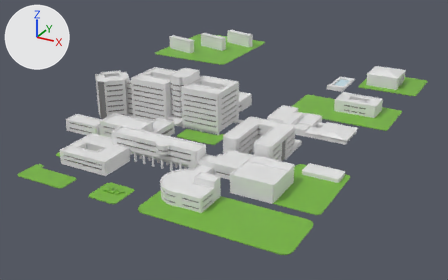
One commit to the Blender file blend/kyutech_map.blend: the scene before it, then after it.
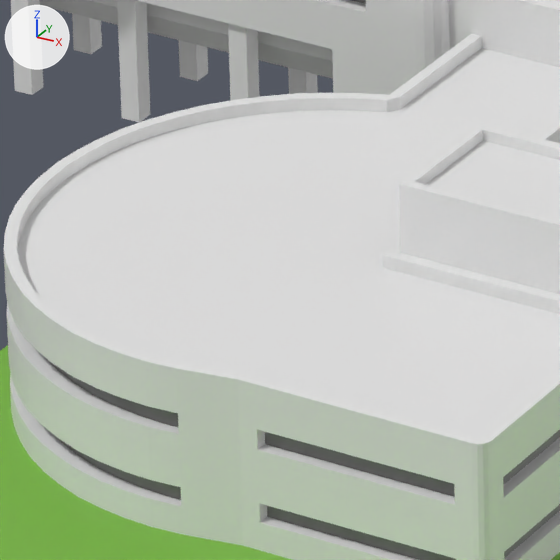
The first picture shows the older version from a 50 mm lens placed at (232.0, -354.0, 177.0), pointed at (8.0, 53.0, -27.0). The close-ups show both versions on the part from 36% to 46% of the width and 57% to 74% of the height of that picture; other places that the commit changed are outside them. Every picture has the same lights, and +X, +Y and +Z are marked at upper left. Text is drawn in Blender's own font.

Script lines for the objects in view, before the commit:
```python
me_立方体_091 = bpy.data.meshes.new('立方体.091')
me_立方体_091.from_pydata(...)  # a box spanning x -1.0..1.0, y -1.0..1.0, z -1.0..1.0
me_立方体_091.materials.append(mat_material)  # white #e7e7e7
me_立方体_092 = bpy.data.meshes.new('立方体.092')
me_立方体_092.from_pydata(...)  # a box spanning x -1.0..1.0, y -1.0..1.0, z -1.0..1.0
me_立方体_092.materials.append(mat_material)  # white #e7e7e7
me_立方体_093 = bpy.data.meshes.new('立方体.093')
me_立方体_093.from_pydata(...)  # a box spanning x -1.0..1.0, y -1.0..1.0, z -1.0..1.0
me_立方体_093.materials.append(mat_material)  # white #e7e7e7
ob_共通教育棟柱4 = bpy.data.objects.new('共通教育棟柱4', me_立方体_091)
ob_共通教育棟柱4.location = (25.12, -59.78, 4.11)
ob_共通教育棟柱4.scale = (0.567, 0.552, 4.02)
ob_共通教育棟柱5 = bpy.data.objects.new('共通教育棟柱5', me_立方体_092)
ob_共通教育棟柱5.location = (32.06, -59.78, 4.11)
ob_共通教育棟柱5.scale = (0.567, 0.552, 4.02)
ob_共通教育棟柱6 = bpy.data.objects.new('共通教育棟柱6', me_立方体_093)
ob_共通教育棟柱6.location = (39.11, -59.78, 4.11)
ob_共通教育棟柱6.scale = (0.567, 0.552, 4.02)
# also in view: '図書館' at (59.0, -78.0, 7.0); '空中廊下' at (21.0, -57.0, 6.0); '平面.011' at (88.0, -89.0, 0.0); '共通教育棟柱18' at (32.0, -54.0, 4.0); '共通教育棟柱17' at (25.0, -54.0, 4.0)
```
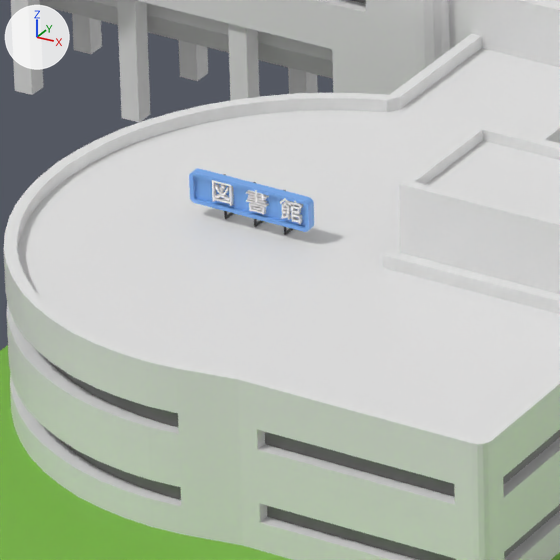
Changed parts and their boxes [x1, y1, x2, y2] in the close-ups (560 x 560 px):
'Cube.002', added (blue)
    after: [189, 168, 314, 232]
'テキスト.004', added
    after: [212, 180, 303, 224]
'立方体.009', added
    after: [253, 182, 263, 227]
'立方体.008', added
    after: [224, 174, 234, 219]
'立方体.007', added
    after: [284, 190, 293, 235]

Diff of the bpy script that builds the scene:
```diff
--- a/blend/kyutech_map.blend.py
+++ b/blend/kyutech_map.blend.py
@@ mat_マテリアル_008 @@
+mat_マテリアル_008 = principled_material('マテリアル.008')
+mat_マテリアル_008.base_color = (1.0, 1.0, 1.0)  # white #ffffff
@@ mat_マテリアル_001 @@
+mat_マテリアル_001 = principled_material('マテリアル.001')
+mat_マテリアル_001.base_color = (0.00989, 0.0113, 0.0138)  # black #191c1f
@@ mat_material_006 @@
+mat_material_006 = principled_material('Material.006')
+mat_material_006.base_color = (0.184, 0.413, 0.88)  # blue #77acf1
+mat_material_006.roughness = 0.4
@@ me_立方体_067 @@
+me_立方体_067.from_pydata(...)  # 24 vertices, 22 faces; spans x -18.6..1.5, y -1.0..1.0, z -1.0..1.0
+me_立方体_067.materials.append(mat_マテリアル_001)  # black #191c1f
@@ me_cube_009 @@
+me_cube_009.from_pydata(...)  # 120 vertices, 110 faces; spans x -1.49..1.0, y -6.45..1.0, z -1.0..1.0
+me_cube_009.materials.append(mat_material_006)  # blue #77acf1
@@ txt_テキスト_011 @@
+txt_テキスト_011 = bpy.data.curves.new('テキスト.011', 'FONT')
+txt_テキスト_011.body = '図書館'
+txt_テキスト_011.materials.append(mat_マテリアル_008)  # white #ffffff
+txt_テキスト_011.extrude = 0.1
+txt_テキスト_011.space_character = 2.0
@@ ob_テキスト_004 @@
+ob_テキスト_004 = bpy.data.objects.new('テキスト.004', txt_テキスト_011)
+ob_テキスト_004.location = (51.93, -82.61, 10.31)
+ob_テキスト_004.rotation_euler = (1.571, 0.0, 0.0)  # degrees (90, 0, 0)
+ob_テキスト_004.scale = (1.35, 1.35, 1.35)
@@ ob_立方体_007 @@
+ob_立方体_007 = bpy.data.objects.new('立方体.007', me_立方体_067)
+ob_立方体_007.location = (55.95, -82.18, 10.3)
+ob_立方体_007.rotation_euler = (0.0, 0.0, -1.571)  # degrees (0, 0, -90)
+ob_立方体_007.scale = (0.0495, 0.0495, 1.23)
@@ ob_立方体_008 @@
+ob_立方体_008 = bpy.data.objects.new('立方体.008', me_立方体_067.copy())
+ob_立方体_008.location = (52.44, -82.18, 10.3)
+ob_立方体_008.rotation_euler = (0.0, 0.0, -1.571)  # degrees (0, 0, -90)
+ob_立方体_008.scale = (0.0495, 0.0495, 1.23)
@@ ob_立方体_009 @@
+ob_立方体_009 = bpy.data.objects.new('立方体.009', me_立方体_067.copy())
+ob_立方体_009.location = (54.19, -82.18, 10.3)
+ob_立方体_009.rotation_euler = (0.0, 0.0, -1.571)  # degrees (0, 0, -90)
+ob_立方体_009.scale = (0.0495, 0.0495, 1.23)
@@ ob_cube_002 @@
+ob_cube_002 = bpy.data.objects.new('Cube.002', me_cube_009)
+ob_cube_002.location = (51.63, -82.43, 10.68)
+ob_cube_002.rotation_euler = (0.0, 0.0, -1.571)  # degrees (0, 0, -90)
+ob_cube_002.scale = (-0.2, -0.937, -0.854)
```
